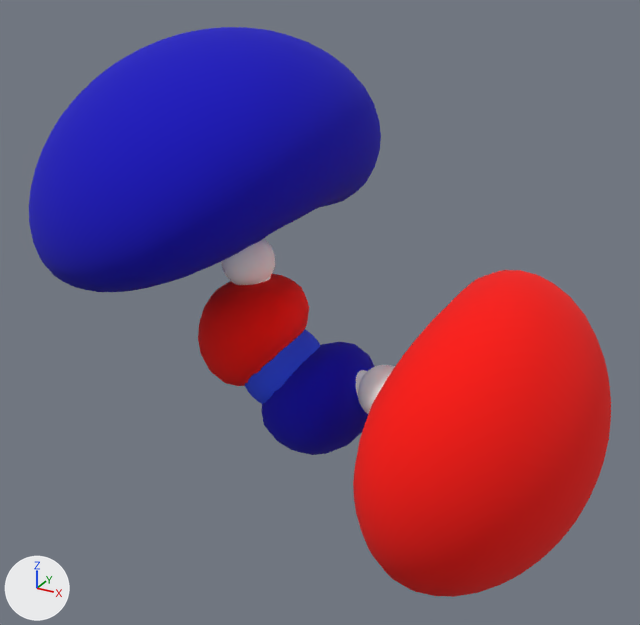
An edit to the glTF model Assets/Models/NH3_MO#7_0.04.glb, drawn before and after from the same camera.
The view is the same before and after, from a 50 mm lens placed at (3.58, -6.44, 3.11), pointed at (0.05, -0.02, -0.1). The lights are fixed; the arrows at lower left show +X, +Y and +Z. The older version comes first. Where no turn or scale is listed for an object, it has been applied to the vertices.

Names of what the first picture shows: 'atoms', 'surface', 'surface.001' and 1 more.
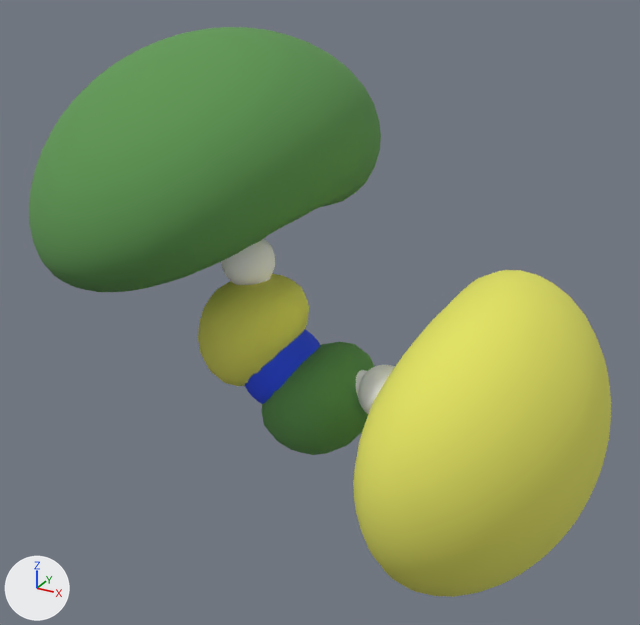
Pixel boxes (x1, y1, x2, y2) of what changed, in the pictures (640 x 625 px):
'surface.001', recoloured (blue to green)
    both: (29, 27, 381, 455)
'surface', recoloured (red to yellow)
    both: (198, 270, 611, 597)

Edits to the bpy script that builds the scene:
```text
Change mat_material_0:
    mat_material_0.base_color: (1.0, 0.00368, 0.0) -> (0.784, 0.784, 0.127)  # red #ff0c00 -> yellow #e5e564
Change mat_material_1:
    mat_material_1.base_color: (0.00335, 0.0, 0.521) -> (0.114, 0.314, 0.0865)  # blue #0b00bf -> green #5f9853
```
